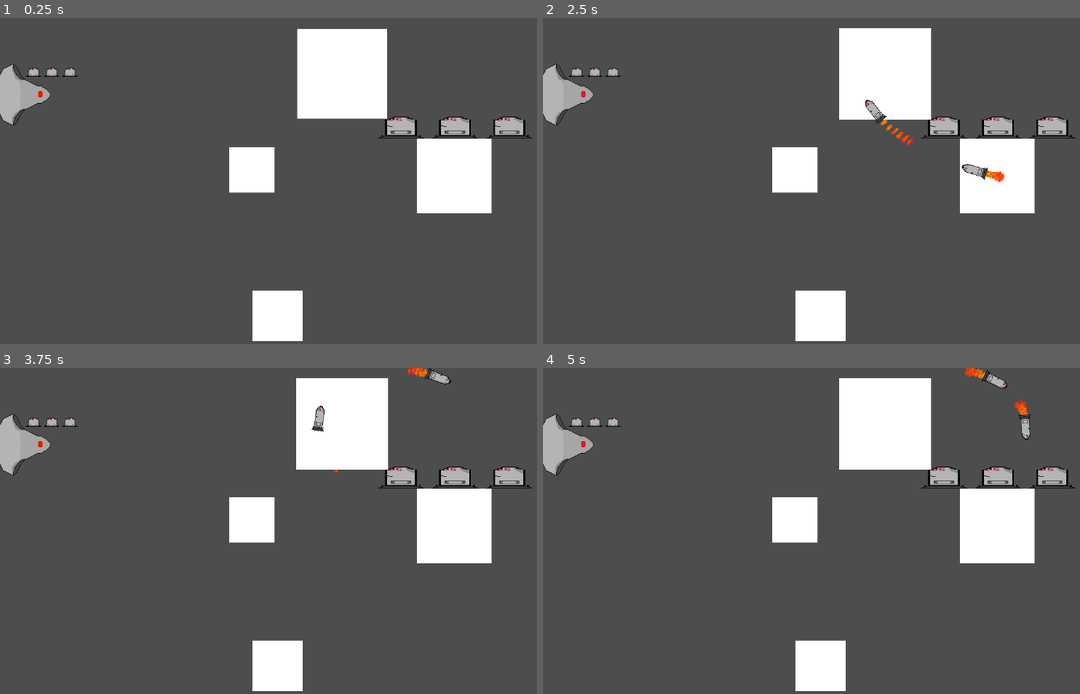
Above: before the commit, frames 1-4 (two rows, left to right).
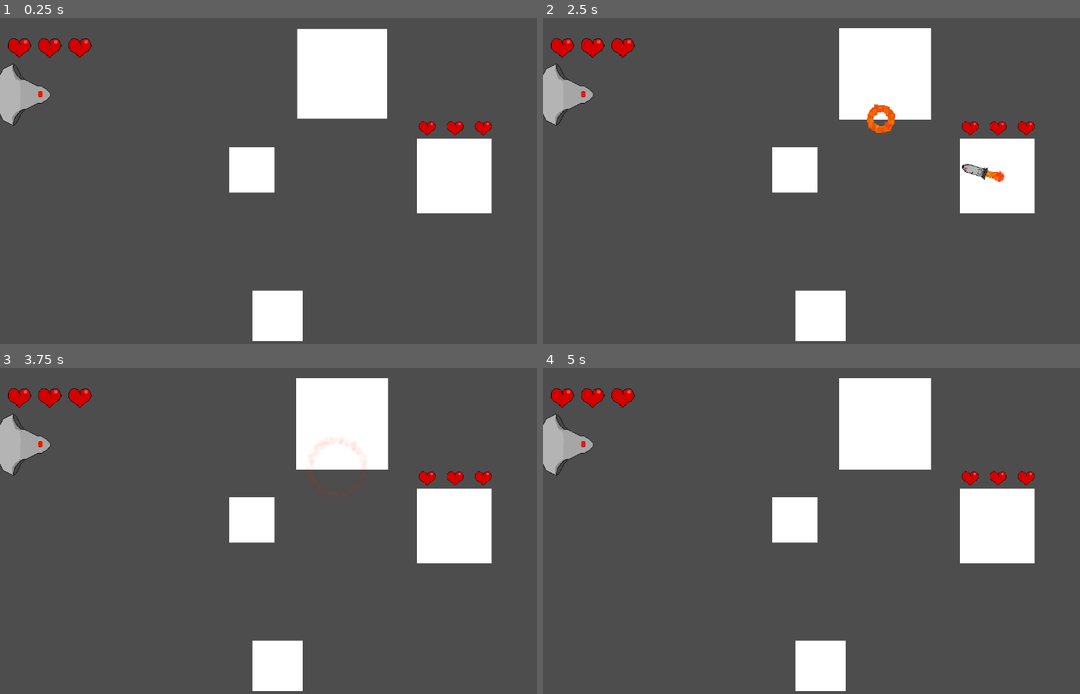
Above: after the commit, the same moments.

Repository: farkon00/GMTK2024
Game: Godot game, scene res://Main.tscn
Same seed, same stepped clock (60 frames per second), same inputs: the game is played once before the commit and once after it.
Inputs (mouse positions are in pixels of both pictures, inside the frame that each line leads up to):
- Up to frame 1 (0.25 s): no input
- Up to frame 2 (2.5 s): tap Enter at 0.5 s; move the mouse to (961, 164) at 0.52 s; click (961, 164) at 0.67 s; move the mouse to (714, 197) at 1.27 s; click (714, 197) at 1.42 s; move the mouse to (892, 109) at 2.02 s; click (892, 109) at 2.17 s
- Up to frame 3 (3.75 s): move the mouse to (263, 596) at 2.77 s; click (263, 596) at 2.92 s; move the mouse to (467, 579) at 3.52 s; click (467, 579) at 3.67 s
- Up to frame 4 (5 s): move the mouse to (661, 482) at 4.27 s; click (661, 482) at 4.42 s

The runs differ from the first frame. In frame 1, 1.9% of the frame differs, in the area x 1-100%, y 6-37%; in frame 2, 2.4%, in the area x 1-100%, y 6-40%; in frame 3, 2.3%; in frame 4, 2.3%.

Commit message:
Fixed heart texture

Diff:
--- a/Main.tscn
+++ b/Main.tscn
@@ -7,9 +7,15 @@
 [ext_resource type="Script" path="res://Scripts/GameManager.gd" id="4_0dhc0"]
 
 [sub_resource type="RectangleShape2D" id="RectangleShape2D_3hqci"]
-size = Vector2(480, 535)
+size = Vector2(39.6148, 40.0182)
 
-[sub_resource type="ConvexPolygonShape2D" id="ConvexPolygonShape2D_twwjw"]
+[sub_resource type="RectangleShape2D" id="RectangleShape2D_fevb0"]
+size = Vector2(39.6148, 40.0182)
+
+[sub_resource type="RectangleShape2D" id="RectangleShape2D_vt07k"]
+
+[sub_resource type="RectangleShape2D" id="RectangleShape2D_00k54"]
+size = Vector2(39.6148, 40.0182)
 
 [sub_resource type="LabelSettings" id="LabelSettings_n6bjm"]
 font_size = 90
@@ -21,8 +27,14 @@
 script = ExtResource("1_dvysg")
 
 [node name="CollisionShape2D" type="CollisionShape2D" parent="Player"]
-position = Vector2(66, 53.5)
+position = Vector2(0.0910721, 0.0273132)
 shape = SubResource("RectangleShape2D_3hqci")
+
+[node name="Area2D" type="Area2D" parent="Player"]
+
+[node name="CollisionShape2D" type="CollisionShape2D" parent="Player/Area2D"]
+position = Vector2(0.0910721, 0.0273132)
+shape = SubResource("RectangleShape2D_fevb0")
 
 [node name="Hearts" type="Control" parent="Player"]
 layout_mode = 3
@@ -38,13 +50,12 @@
 anchor_top = 0.5
 anchor_right = 0.5
 anchor_bottom = 0.5
-offset_left = 2.0
-offset_top = -74.0
-offset_right = 42.0
-offset_bottom = -24.0
+offset_left = -44.0
+offset_top = -141.0
+offset_right = 100.0
+offset_bottom = -85.0
 grow_horizontal = 2
 grow_vertical = 2
-scale = Vector2(1.24, 0.352797)
 alignment = 1
 
 [node name="AnimatedSprite2D" type="AnimatedSprite2D" parent="Player"]
@@ -61,8 +72,8 @@
 missile_cooldown = 1.0
 
 [node name="CollisionShape2D" type="CollisionShape2D" parent="EnemyShip"]
-position = Vector2(0.091074, 0.0273132)
-shape = SubResource("ConvexPolygonShape2D_twwjw")
+position = Vector2(0.0910797, 0.0273209)
+shape = SubResource("RectangleShape2D_vt07k")
 
 [node name="ColorRect" type="ColorRect" parent="EnemyShip"]
 offset_left = -20.3097
@@ -74,30 +85,31 @@
 [node name="Hearts" type="Control" parent="EnemyShip"]
 layout_mode = 3
 anchors_preset = 0
-offset_left = 20.0
-offset_right = 20.0
-offset_bottom = 40.0
+offset_left = -20.0
+offset_top = -24.0541
+offset_right = 19.91
+offset_bottom = -20.0541
 
 [node name="HBoxContainer" type="HBoxContainer" parent="EnemyShip/Hearts"]
 layout_mode = 1
-anchors_preset = 8
-anchor_left = 0.5
-anchor_top = 0.5
-anchor_right = 0.5
-anchor_bottom = 0.5
-offset_left = -40.0
-offset_top = -51.7143
-offset_bottom = -1.71429
+anchors_preset = -1
+anchor_left = 0.501
+anchor_top = -0.375
+anchor_right = 0.501
+anchor_bottom = -0.375
+offset_left = -19.9949
+offset_top = -5.5
+offset_right = 20.0051
+offset_bottom = 5.5
 grow_horizontal = 2
 grow_vertical = 2
-scale = Vector2(1, 0.232797)
 alignment = 1
 
 [node name="Area2D" type="Area2D" parent="EnemyShip"]
 
 [node name="CollisionShape2D" type="CollisionShape2D" parent="EnemyShip/Area2D"]
-position = Vector2(0.091074, 0.0273132)
-shape = SubResource("RectangleShape2D_3hqci")
+position = Vector2(0.0910797, 0.0273132)
+shape = SubResource("RectangleShape2D_00k54")
 
 [node name="Planets" type="Node" parent="."]
 
@@ -151,5 +163,6 @@
 horizontal_alignment = 1
 vertical_alignment = 1
 
+[connection signal="body_entered" from="Player/Area2D" to="Player" method="_on_area_2d_body_entered"]
 [connection signal="body_entered" from="EnemyShip/Area2D" to="EnemyShip" method="_on_area_2d_body_entered"]
 [connection signal="body_exited" from="EnemyShip/Area2D" to="EnemyShip" method="_on_area_2d_body_exited"]
--- a/Nodes/heart.tscn
+++ b/Nodes/heart.tscn
@@ -1,7 +1,9 @@
 [gd_scene load_steps=2 format=3 uid="uid://c3amhy6t08kiv"]
 
-[ext_resource type="Texture2D" uid="uid://bx41kynxb7ieo" path="res://Textures/Missile/Missile1.png" id="1_kpnng"]
+[ext_resource type="Texture2D" uid="uid://cq5ff16ev20k7" path="res://Textures/Heart/Heart1.png" id="1_m3fyx"]
 
 [node name="Heart" type="TextureRect"]
 texture_filter = 3
-texture = ExtResource("1_kpnng")
+texture = ExtResource("1_m3fyx")
+expand_mode = 2
+stretch_mode = 5
Not shown: 1 places in Main.tscn that only renumber resources
Binary file added: Textures/Heart/Heart1.png
Not shown, added: Textures/Heart/Heart1.png.import
